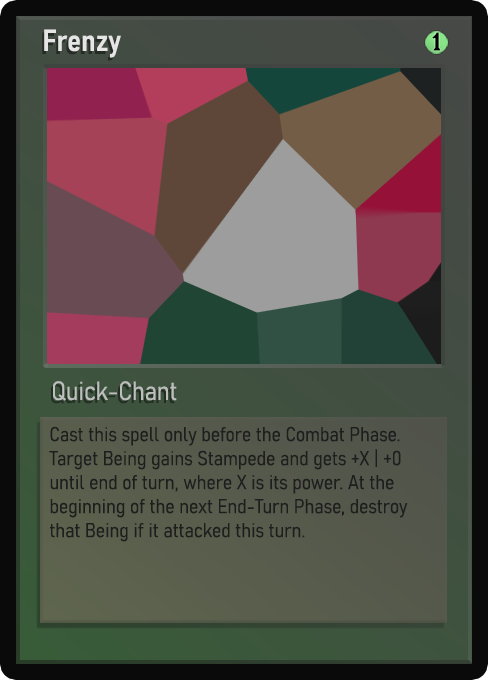
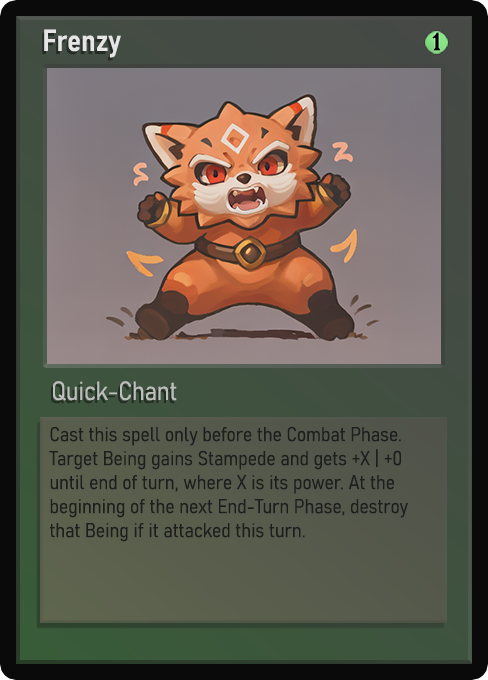
Layer changes from the first 488x680 image to the second:
painted on "Name" over left=69, top=35, right=116, bottom=58
painted on "Class" over left=55, top=383, right=156, bottom=401
painted on "Desc_small" over left=52, top=426, right=408, bottom=542
painted on "Artwork" over left=47, top=68, right=441, bottom=364
